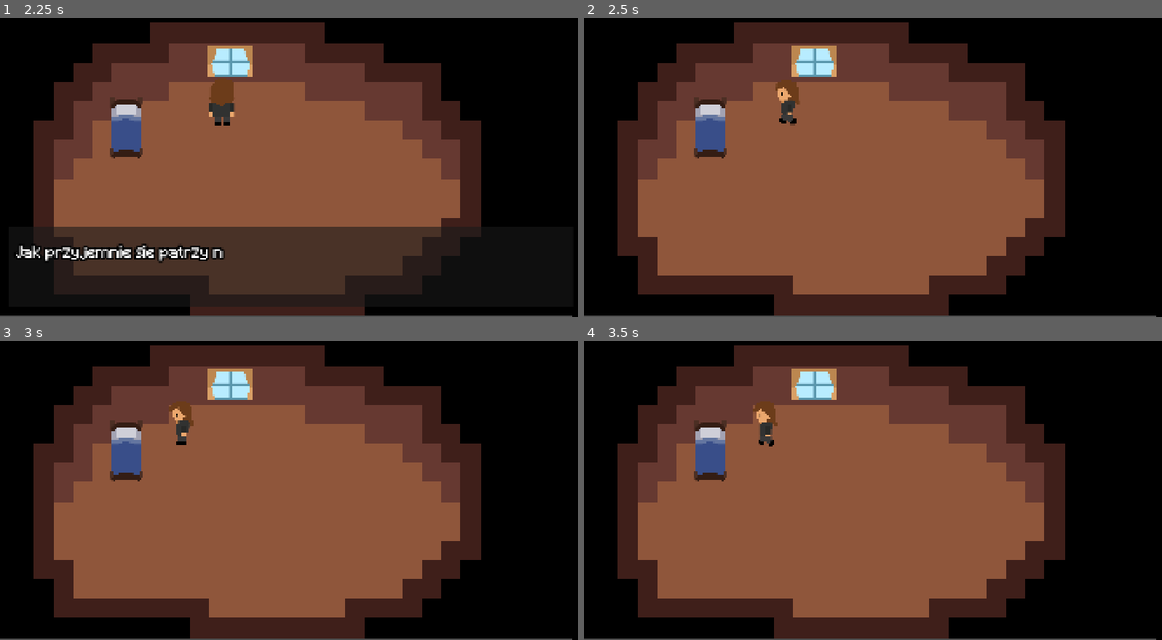
Above: before the commit, frames 1-4 (two rows, left to right).
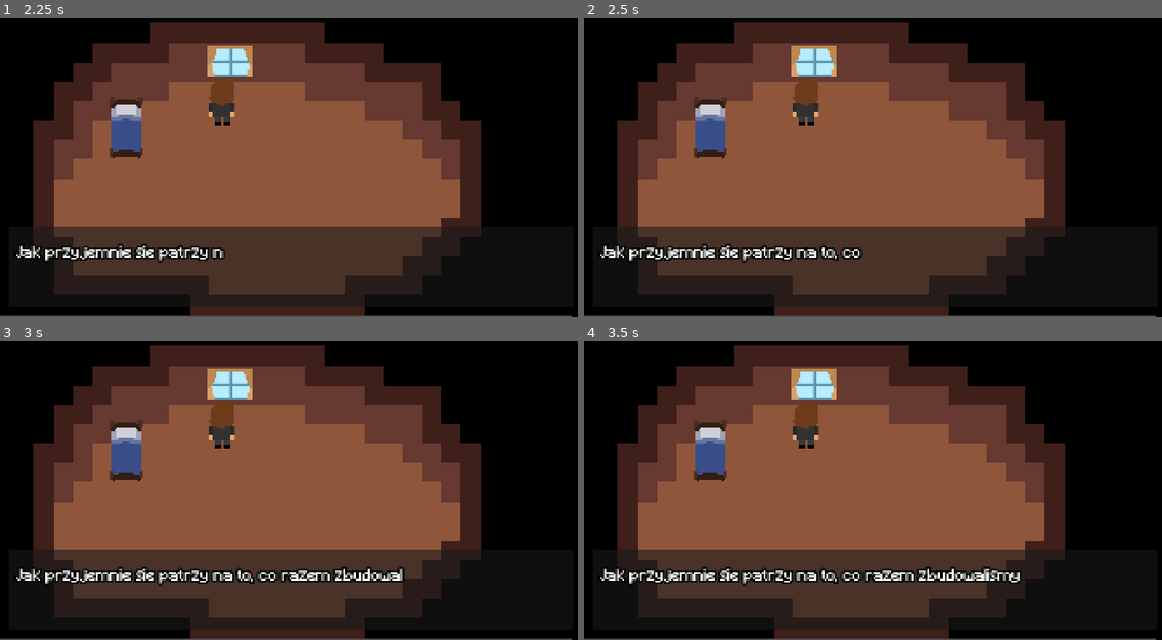
Above: after the commit, the same moments.

Repository: etper/pimpek-rpg-game
Game: Godot game, scene res://main.tscn
Same seed, same stepped clock (60 frames per second), same inputs: the game is played once before the commit and once after it.
Inputs:
- Up to frame 1 (2.25 s): tap Enter at 0.5 s; hold W (move_up) 0.53-2.03 s; tap Z (interact) at 0.6, 1.35 s; hold A (move_left) from 2.03 s (still down); hold Shift (sprint) from 2.03 s (still down)
- Up to frame 2 (2.5 s): keep holding A (move_left); keep holding Shift (sprint); tap Z (interact) at 2.3 s
- Up to frame 3 (3 s): keep holding A (move_left); release Shift (sprint) at 2.78 s; tap Z (interact) at 2.85 s
- Up to frame 4 (3.5 s): keep holding A (move_left)

Frame 1 is identical in both runs. In frame 2, 13% of the frame differs, in the area x 2-77%, y 21-93%; in frame 3, 13%; in frame 4, 13%.

Commit message:
revealing letters complete!

Diff:
--- a/scripts/player.gd
+++ b/scripts/player.gd
@@ -22,7 +22,7 @@
 		velocity = Vector2.ZERO
 		move_and_slide()
 
-		if ui.box.visible and Input.is_action_just_pressed("interact"):
+		if ui.box.visible and ui.finished and Input.is_action_just_pressed("interact"):
 			ui.hide_dialogue()
 
 		return
